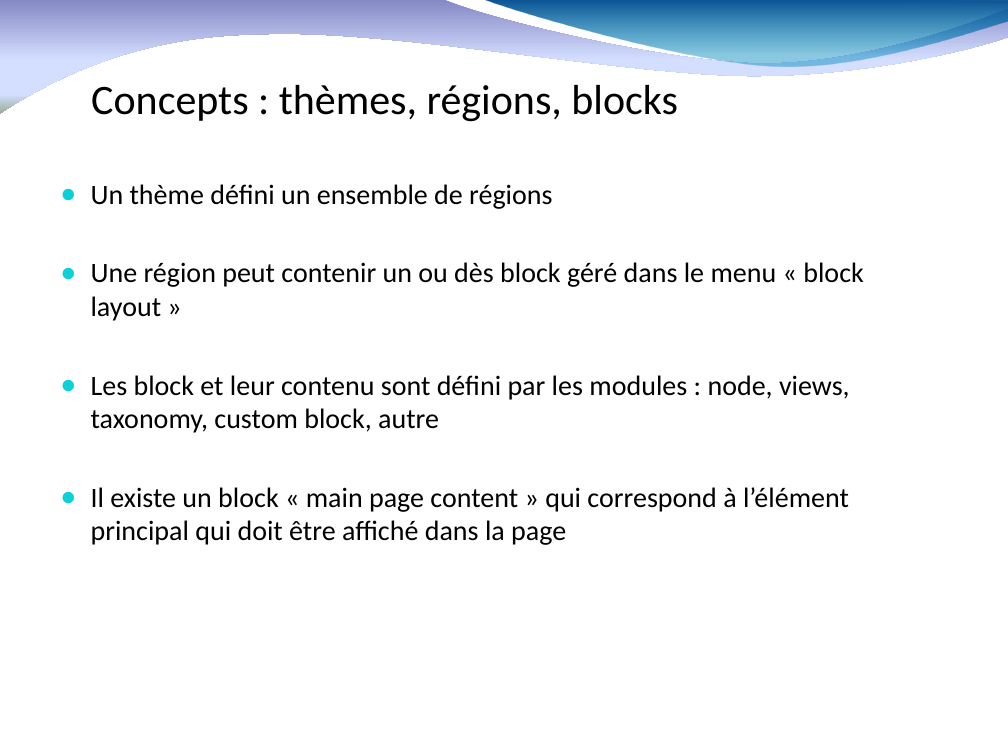
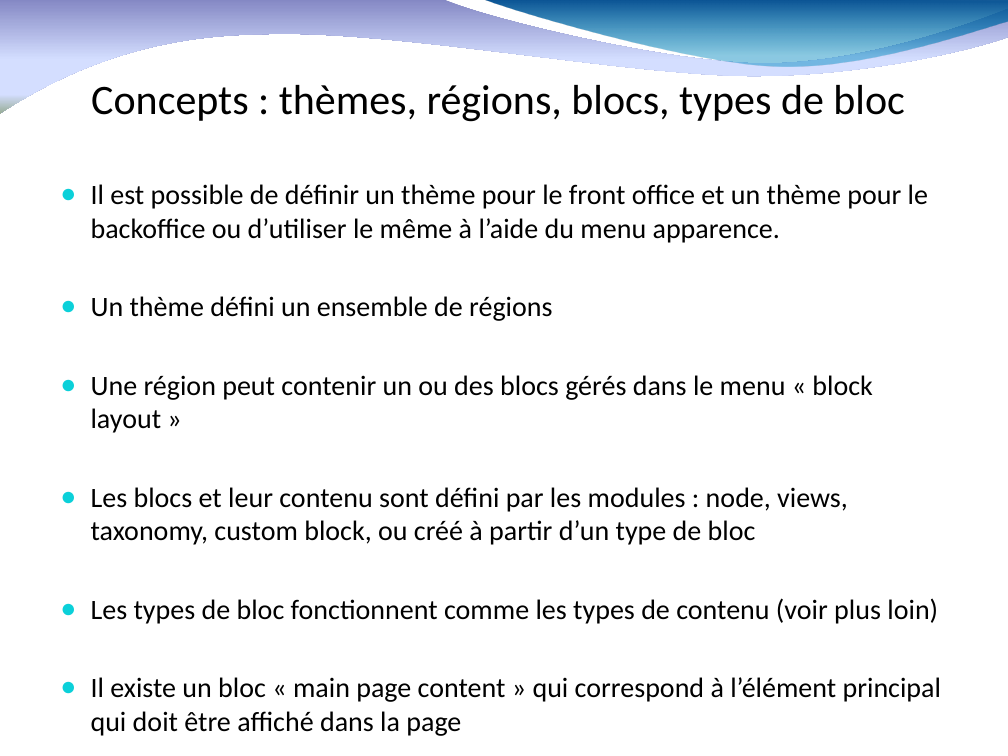
Before and after one commit to fauconv/cours_drupal8, a slide deck: slide 15 of drupal 8 nomades.pptx (slide 14 before the commit). Drawn at 1008x756 pixels with LibreOffice and Linux fonts; fonts in the diff are those of the drawing; background and template pictures are left out. Boxes give left, top, right and bottom in pixels: in the first picture for what was removed or moved away, otherwise in the second. Text is boxed around its words. In the diff, an @@ line names an element or a change of style, - is before the commit and + after.

```diff
--- a/drupal 8 nomades.pptx
+++ b/drupal 8 nomades.pptx
@@ title at box(91, 85, 905, 122): text changed @@
-Concepts : thèmes, régions, blocks
+Concepts : thèmes, régions, blocs, types de bloc
@@ text at box(91, 184, 928, 243): paragraph added @@
+● Il est possible de définir un thème pour le front office et un thème pour le backoffice ou d’utiliser le même à l’aide du menu apparence.
@@ text at box(91, 375, 941, 736): text changed @@
-● Une région peut contenir un ou dès block géré dans le menu « block layout »
-● Les block et leur contenu sont défini par les modules : node, views, taxonomy, custom block, autre
-● Il existe un block « main page content » qui correspond à l’élément principal qui doit être affiché dans la page
+● Une région peut contenir un ou des blocs gérés dans le menu « block layout »
+● Les blocs et leur contenu sont défini par les modules : node, views, taxonomy, custom block, ou créé à partir d’un type de bloc
+● Les types de bloc fonctionnent comme les types de contenu (voir plus loin)
+● Il existe un bloc « main page content » qui correspond à l’élément principal qui doit être affiché dans la page
```
Also in this commit, not shown: 18 other slides changed, 11 slides added, 1 slide removed.
